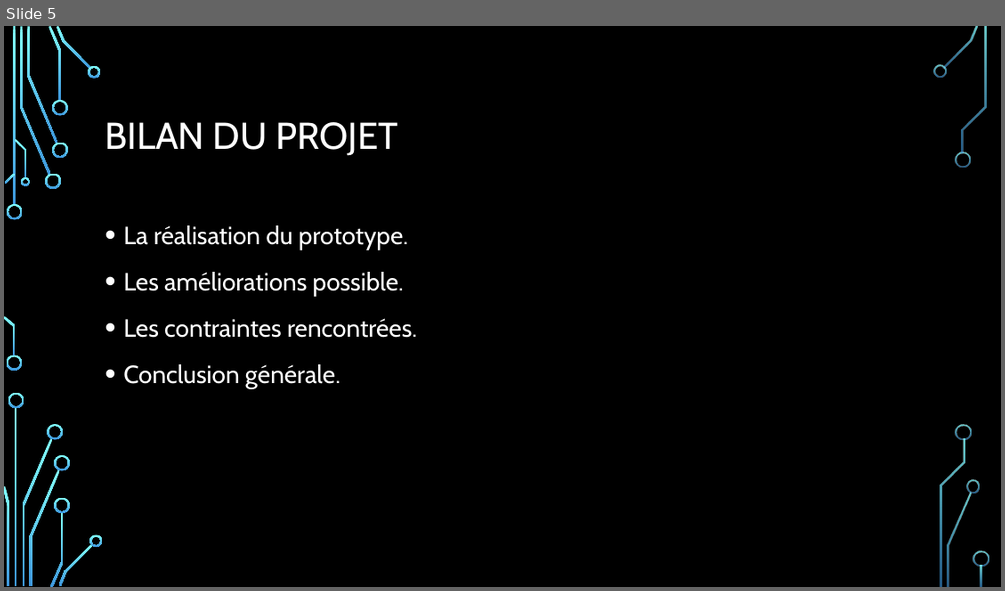
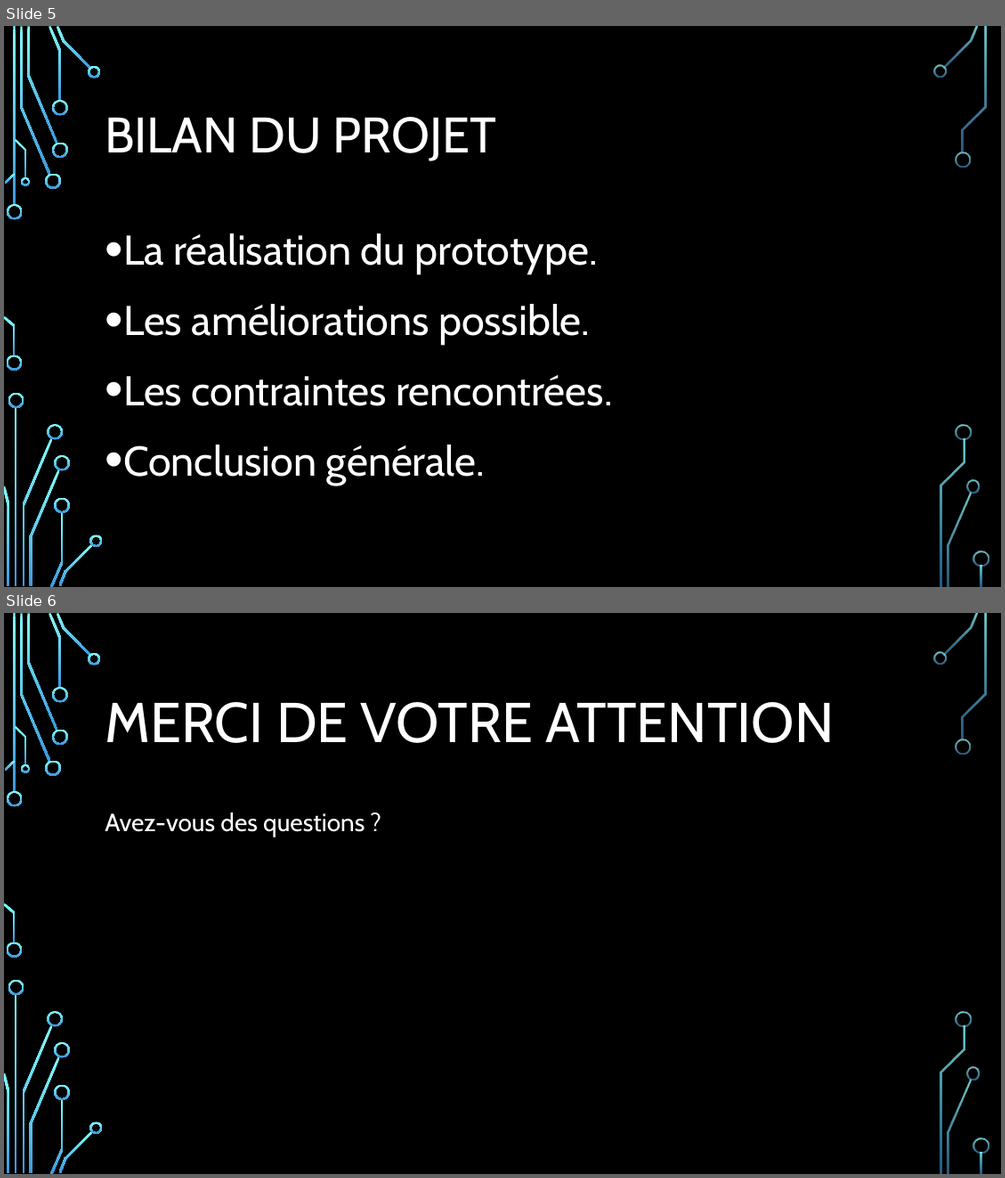
Before and after one commit to AE-L/Projet-SmartPatate, a slide deck: Projet smart-patate.pptx. Shown one above the other, each under a label of ours: slide 5 before the commit, slides 5 and 6 after it. The pictures are 1005x591 and 1005x1178 pixels, drawn with LibreOffice and Linux fonts; fonts in the diff are those of the drawing; background and template pictures are left out. Boxes give left, top, right and bottom in pixels: in the first picture for what was removed or moved away, otherwise in the second. Text is boxed around its words. In the diff, an @@ line names an element or a change of style, - is before the commit and + after.

```diff
--- a/Projet smart-patate.pptx
+++ b/Projet smart-patate.pptx
@@ slide 6 added at (4, 613, 1001, 1174), background picture (left out); not listed: 36 template elements that a slide beside it also shows @@
@@ title added at (105, 702, 833, 743), 54 pt, text #FFFFFF @@
+MERCI DE VOTRE ATTENTION
@@ text added at (105, 812, 364, 837), 24 pt, text #FFFFFF @@
+Avez-vous des questions ?
@@ slide 5 changed as well @@
@@ title "BILAN DU PROJET" at (105, 117, 496, 161): size 36 to 48 pt @@
@@ text "La réalisation du prototype." at (123, 233, 612, 485): size 24 to 40 pt @@
```
Also in this commit, not shown: 4 other slides changed, 1 other file.
